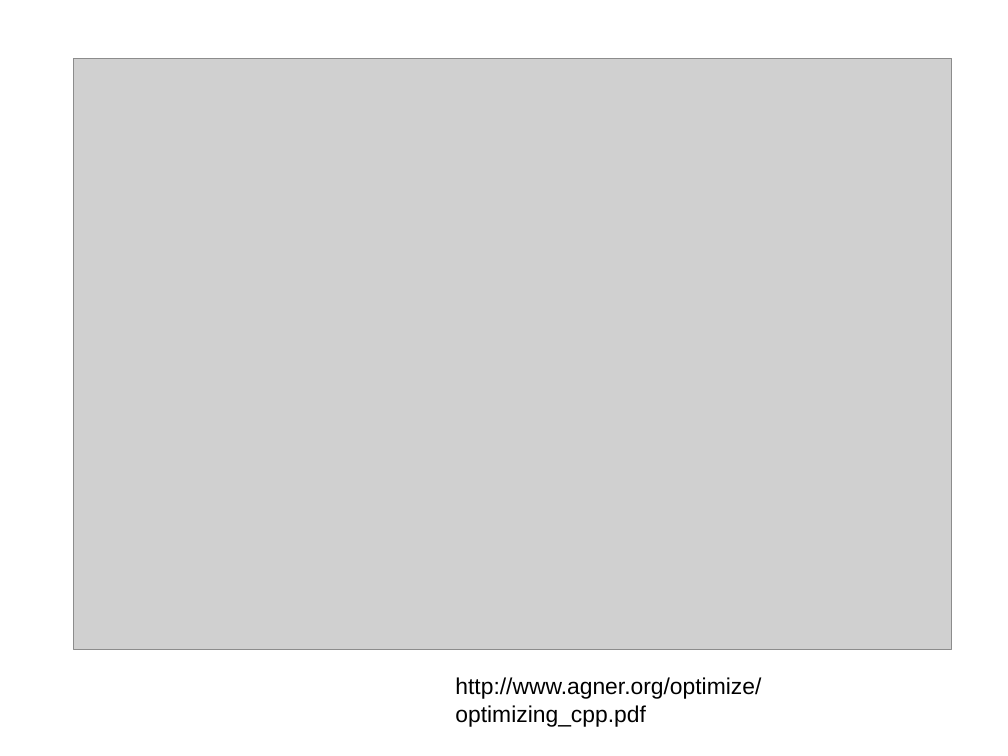
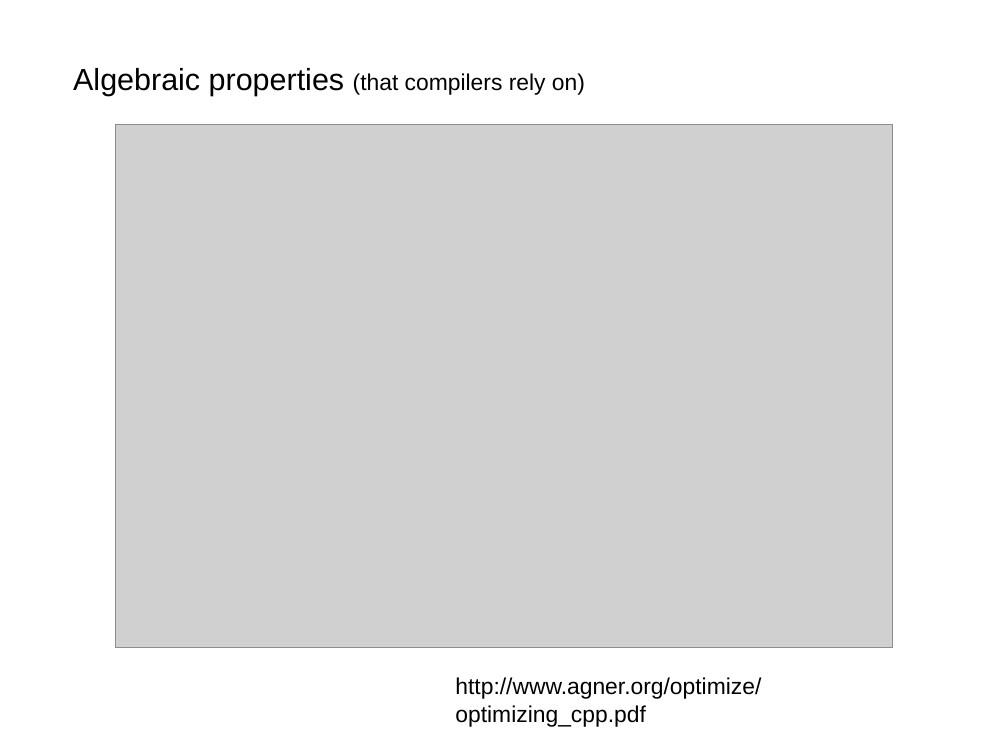
Before and after one commit to akalenuk/floating-point-experiments, a slide deck: slide 14 of floating.odp (slide 16 before the commit). Drawn at 1008x756 pixels with LibreOffice and Linux fonts; fonts in the diff are those of the drawing; grey boxes stand for pictures. Boxes give left, top, right and bottom in pixels: in the first picture for what was removed or moved away, otherwise in the second. Text is boxed around its words. In the diff, an @@ line names an element or a change of style, - is before the commit and + after.

```diff
--- a/floating.odp
+++ b/floating.odp
@@ text added at bbox=[73, 68, 585, 95], 18 pt, text #000000 @@
+Algebraic properties (that compilers rely on)
@@ picture: place and size @@
-picture at bbox=[73, 59, 952, 649]
+picture at bbox=[115, 124, 893, 648]
```
Also in this commit, not shown: 2 other slides changed, 3 slides added, 5 slides removed.
